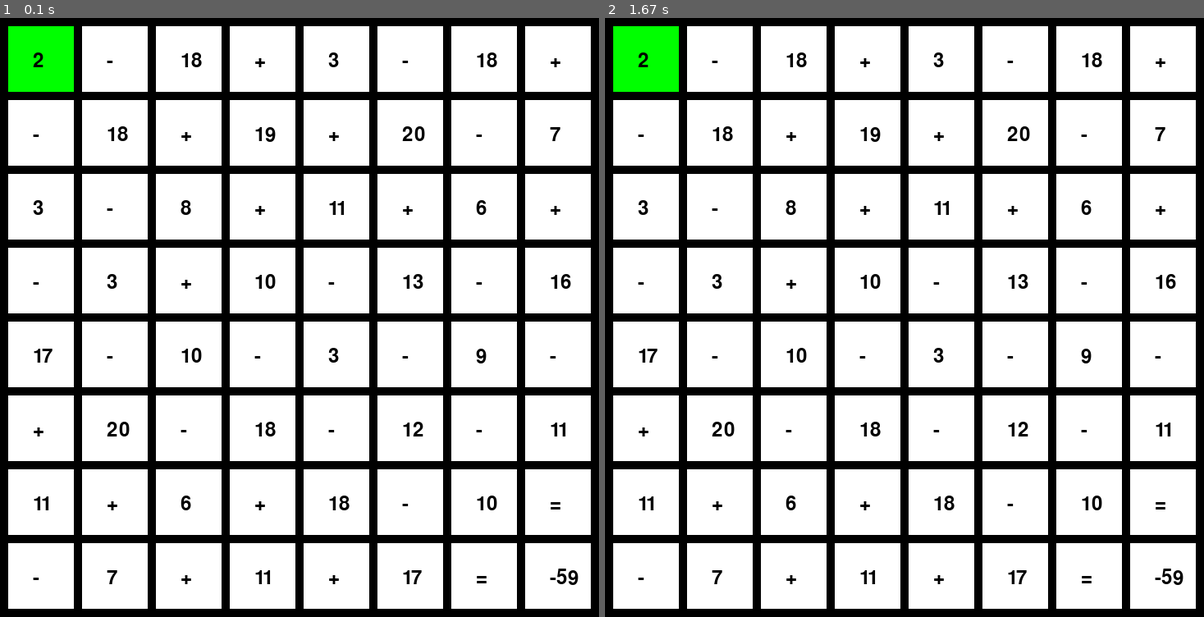
Above: before the commit, frames 1-2 (left to right).
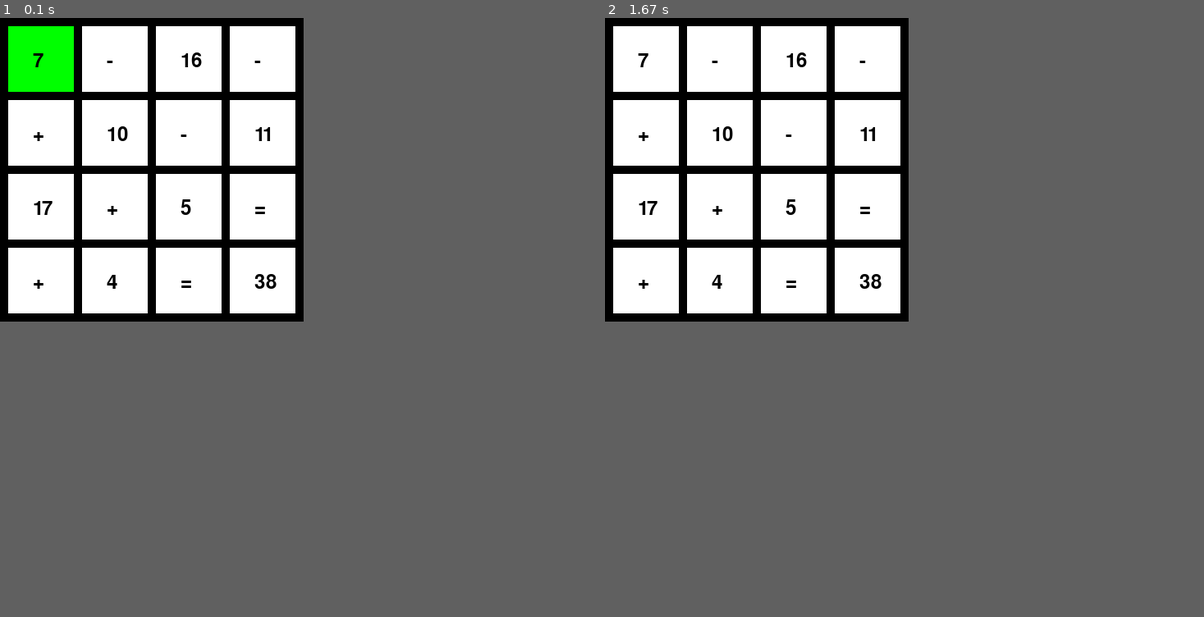
Above: after the commit, the same moments.

Repository: nurda0405/MathSolver-pygame-
Game: pygame game, started from math_solver.py
Two runs of this game, one before a commit and one after it. Both use one fixed random seed, a clock stepped at 60 frames per second and the inputs below.
Inputs:
- Up to frame 1 (0.1 s): no input
- Up to frame 2 (1.67 s): tap Keypad Enter at 0.33, 0.67 s
The window is 730x730 before the commit and 370x370 after it. Grey fills any space a smaller window leaves; there, only what the larger window draws over its background counts as a difference.

The runs differ from the first frame. In frame 1, 18% of the frame differs, in the area x 0-100%, y 0-100%; in frame 2, 19%.

Commit message:
added arrows for showing direction of correct path

Diff:
--- a/math_solver.py
+++ b/math_solver.py
@@ -64,10 +64,6 @@
 
         #tracing the path
         self.trace_path(self.path[1][0], self.path[1][1], 1, self.grid[0][0])
-
-        self.problem = ''
-        for cell in self.path:
-            self.problem += str(self.grid[cell[0]][cell[1]])
 
 class Cell(pygame.sprite.Sprite):
     def __init__(self, gridX, gridY, screenY, screenX, value, width):
@@ -111,15 +107,6 @@
         screen.blit(self.image, (self.screenX, self.screenY))
         screen.blit(self.text, (self.textX, self.textY))
 
-    def change_state(self):
-        if self.ticked:
-            self.image.fill((255,255,255))
-            self.ticked = False
-        else:
-            self.image.fill((0,255,0))
-            self.ticked = True
-        self.draw()
-
 def restart():
     game.__init__(row, col, min, max)
     for i in range(len(player_path) - 1):
@@ -137,17 +124,42 @@
         cell= player_path.pop()
         cells[cell[0]][cell[1]].change_state()
 
-def change_state(list_cells):
-    for cell in list_cells:
-        cells[cell[0]][cell[1]].change_state()
+def show_direction(list_cells):
+    l = len(list_cells)
+    for i in range(1, l-1):
+        cell = cells[list_cells[i][0]][list_cells[i][1]]
+        nextCell = cells[list_cells[i+1][0]][list_cells[i+1][1]]
+        x = cell.screenX
+        y = cell.screenY
+        direction = [nextCell.gridRow - cell.gridRow, nextCell.gridCol - cell.gridCol]
+        if direction == [0,-1]:
+            screen.blit(left, (x,y))
+        elif direction == [0, 1]:
+            screen.blit(right, (x,y))
+        elif direction == [1, 0]:
+            screen.blit(down, (x,y))
+        else:
+            screen.blit(up, (x,y))
+
+def visible(list_cells, toReset):
+    for coordinate in list_cells:
+        cell = cells[coordinate[0]][coordinate[1]]
+        cell.image.fill((255,255,255))
+        cell.draw()
+
 
 pygame.init()
-row = 8
-col = 8
+row = 4
+col = 4
 width = 80
 min = 1
 max = 20
 coordinates = [10 + 90 * i for i in range(row)]
+
+up = pygame.image.load('up.png')
+down = pygame.image.load('down.png')
+right = pygame.image.load('right.png')
+left = pygame.image.load('left.png')
 
 screen = pygame.display.set_mode((coordinates[row - 1] + width + 10, coordinates[col - 1] + width + 10))
 font = pygame.font.Font('freesansbold.ttf',24)
@@ -184,13 +196,13 @@
             if event.key == pygame.K_SPACE:
                 erase()
             if event.key == pygame.K_KP_ENTER:
-                change_state(player_path)
-                change_state(game.path)
+                visible(player_path, False)
+                show_direction(game.path)
 
         if event.type == pygame.KEYUP:
             if event.key == pygame.K_KP_ENTER:
-                change_state(game.path)
-                change_state(player_path)
+                visible(game.path, False)
+                visible(player_path, True)
 
 
 
Binary file added: down.png
Binary file added: left-down.png
Binary file added: left-right.png
Binary file added: left-up.png
Binary file added: left.png
Not shown, changed: readme.txt
Binary file added: right-down.png
Binary file added: right-up.png
Binary file added: right.png
Binary file added: up-down.png
Binary file added: up.png
